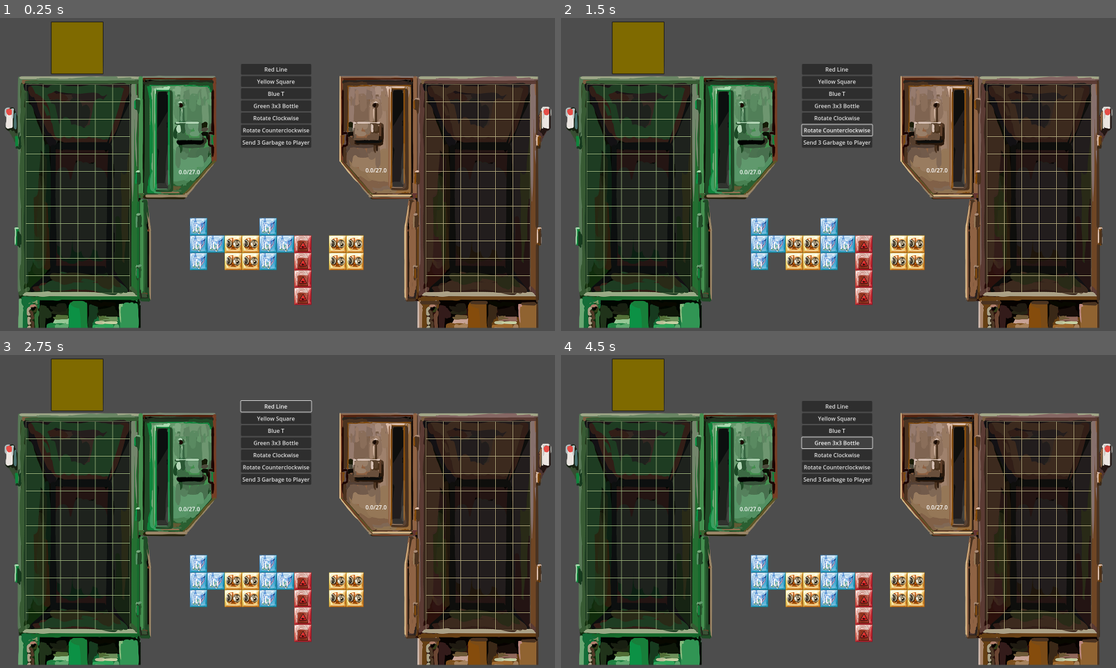
Above: before the commit, frames 1-4 (two rows, left to right).
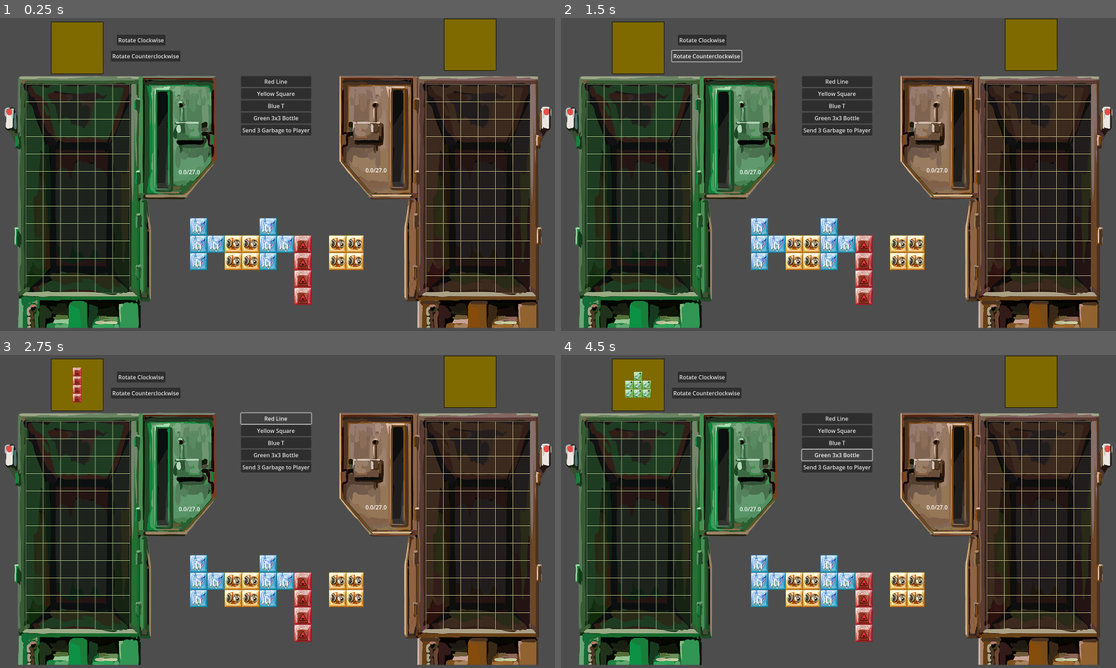
Above: after the commit, the same moments.

Repository: VincentBorchardt/Skremplets-Puzzle-Game-RPJ-2025
Game: Godot game, scene res://scenes/play_scene_test.tscn
The game is run twice, just before and just after one commit, with the same random seed, the same clock (stepped at 60 frames per second) and the same inputs. The project has no main scene, so this scene is started directly.
Inputs:
- Up to frame 1 (0.25 s): no input
- Up to frame 2 (1.5 s): click "Rotate Clockwise" at 0.5 s; click "Rotate Counterclockwise" at 1.25 s
- Up to frame 3 (2.75 s): click "Red Line" at 2 s
- Up to frame 4 (4.5 s): click "Yellow Square" at 2.75 s; click "Blue T" at 3.5 s; click "Green 3x3 Bottle" at 4.25 s

The runs differ from the first frame. In frame 1, 3.4% of the frame differs, in the area x 20-90%, y 0-42%; in frame 2, 3.3%; in frame 3, 3.3%; in frame 4, 3.9%, in the area x 11-90%, y 0-42%.

Commit message:
PreviewBox and rotating pieces reworked!
With the final two pieces of the puzzle done, I removed current_piece from Inventory and nothing broke! I also went through and cleaned out a *lot* of TODOs and commented out code.

Diff:
--- a/scenes/piece_box.tscn
+++ b/scenes/piece_box.tscn
@@ -28,15 +28,6 @@
 layout_mode = 2
 text = "Green 3x3 Bottle"
 
-[node name="RotateCWButton" type="Button" parent="."]
-layout_mode = 2
-text = "Rotate Clockwise"
-
-[node name="RotateCCWButton" type="Button" parent="."]
-layout_mode = 2
-text = "Rotate Counterclockwise
-"
-
 [node name="PlacePlayerGarbage" type="Button" parent="."]
 layout_mode = 2
 text = "Send 3 Garbage to Player"
@@ -45,6 +36,4 @@
 [connection signal="pressed" from="YellowSquareButton" to="." method="_on_yellow_square_button_pressed"]
 [connection signal="pressed" from="BlueTButton" to="." method="_on_blue_t_button_pressed"]
 [connection signal="pressed" from="GreenBottleButton" to="." method="_on_green_bottle_button_pressed"]
-[connection signal="pressed" from="RotateCWButton" to="." method="_on_rotate_cw_button_pressed"]
-[connection signal="pressed" from="RotateCCWButton" to="." method="_on_rotate_ccw_button_pressed"]
 [connection signal="pressed" from="PlacePlayerGarbage" to="." method="_on_place_player_garbage_pressed"]
--- a/scenes/player_1_grid.tscn
+++ b/scenes/player_1_grid.tscn
@@ -29,8 +29,24 @@
 offset_right = 123.0
 offset_bottom = -130.0
 
+[node name="RotateCWButton" type="Button" parent="."]
+offset_left = 237.0
+offset_top = -168.0
+offset_right = 377.0
+offset_bottom = -137.0
+text = "Rotate Clockwise"
+
+[node name="RotateCCWButton" type="Button" parent="."]
+offset_left = 220.0
+offset_top = -122.0
+offset_right = 420.0
+offset_bottom = -91.0
+text = "Rotate Counterclockwise"
+
 [connection signal="clicked_on_space" from="PlayGrid" to="." method="_on_play_grid_clicked_on_space"]
 [connection signal="removing_pieces" from="PlayGrid" to="." method="_on_grid_removing_pieces"]
 [connection signal="removing_special_pieces" from="PlayGrid" to="." method="_on_grid_removing_special_pieces"]
 [connection signal="set_current_piece" from="PlayGrid" to="." method="set_current_piece"]
 [connection signal="activate_powerup" from="PowerUpBar" to="." method="_on_power_up_bar_activate_powerup"]
+[connection signal="pressed" from="RotateCWButton" to="." method="_on_rotate_cw_button_pressed"]
+[connection signal="pressed" from="RotateCCWButton" to="." method="_on_rotate_ccw_button_pressed"]
--- a/scenes/player_2_grid.tscn
+++ b/scenes/player_2_grid.tscn
@@ -26,7 +26,6 @@
 bar_owner = 1
 
 [node name="PreviewBox" parent="." instance=ExtResource("4_14sy7")]
-visible = false
 offset_left = 101.0
 offset_top = -139.0
 offset_right = 101.0
--- a/scripts/base_play_area.gd
+++ b/scripts/base_play_area.gd
@@ -3,14 +3,20 @@
 signal send_garbage(num_garbage, sending_player)
 
 #TODO put an inventory in here, then rework everything inventory-wise to work with signals
-var current_piece: Piece
+var current_piece: Piece:
+	set(piece):
+		current_piece = piece
+		$PreviewBox.current_piece_changed(piece)
 
 @export var grid_owner: Inventory.Player
 
 func set_current_piece(piece):
 	current_piece = piece
-	# TODO This is temporary to make sure things work as I slowly decouple things
-	#Inventory.current_piece = piece
+
+func rotate_current_piece(rotation_angle):
+	if current_piece:
+		current_piece.rotate(rotation_angle)
+		$PreviewBox.current_piece_changed(current_piece)
 
 func _on_grid_removing_pieces(pieces, player) -> void:
 	print("in _on_grid_removing_pieces")
@@ -50,6 +56,7 @@
 	# TODO This is going to be hardcoded to Grymmt's apples for now
 
 func _on_grid_removing_special_pieces(pieces, player) -> void:
+	# TODO this will do things when you clear powerups
 	pass # Replace with function body.
 
 func receive_garbage(num_garbage):
--- a/scripts/grid.gd
+++ b/scripts/grid.gd
@@ -1,5 +1,4 @@
-# TODO should this be split into multiple classes like I did with PlayArea?
-# It's getting long and is doing both player grid and neutral grid things
+# TODO Consider making a play_grid class, a neutral_grid class already extends this
 class_name Grid extends Node2D
 
 signal removing_pieces
@@ -25,7 +24,7 @@
 
 
 #TODO Check if the returns are needed in this function specifically beyond breaks
-func _on_grid_space_add_new_piece(new_piece, new_location, player):
+func add_new_piece(new_piece, new_location, player):
 	print("in _on_grid_space_add_new_piece")
 	if not is_legal_place(new_piece, new_location, player):
 		return false
--- a/scripts/grid_space.gd
+++ b/scripts/grid_space.gd
@@ -1,8 +1,5 @@
 class_name GridSpace extends Area2D
 
-#TODO This should combine both the GridSpace and PieceSpace classes from the sandbox
-# Make sure everything works once I get the grid itself working
-#signal add_new_piece(piece, location, player)
 signal clicked_on_space(location, player)
 
 var is_root_node = false
@@ -47,7 +44,6 @@
 				#print("uncovering " + str(location))
 				is_covered = false
 
-#TODO Inventory is still a global, not sure if that's the right design atm
 func _on_input_event(viewport, event, shape_idx):
 	if event is InputEventMouseButton and event.pressed:
 		print("clicked on grid space " + str(location))
--- a/scripts/human_play_area.gd
+++ b/scripts/human_play_area.gd
@@ -1,6 +1,11 @@
 class_name HumanPlayArea extends BasePlayArea
-
 
 func _on_play_grid_clicked_on_space(location: Variant, player: Variant) -> void:
 	if current_piece:
-		$PlayGrid._on_grid_space_add_new_piece(current_piece.duplicate(), location, player)
+		$PlayGrid.add_new_piece(current_piece.duplicate(), location, player)
+
+func _on_rotate_cw_button_pressed() -> void:
+	rotate_current_piece(TAU/4)
+
+func _on_rotate_ccw_button_pressed() -> void:
+	rotate_current_piece(-TAU/4)
--- a/scripts/inventory.gd
+++ b/scripts/inventory.gd
@@ -1,19 +1,6 @@
 extends Node
 
-# TODO Determine whether this should be a global singleton or something else
-# Global singleton works if we're going to differentiate player/AI, but I want MP to be a possibility
-signal current_piece_changed
-
 # TODO putting this here since it should be a singleton somewhere, and it'll help with debugging
+# Probably should get renamed at some point
 enum Player {PLAYER_1, PLAYER_2, UNOWNED}
 enum Type {RED, BLUE, YELLOW, GREEN, PURPLE, GARBAGE, POWERUP, WILD, NONE}
-
-var current_piece = null:
-	set(piece):
-		current_piece = piece
-		current_piece_changed.emit(piece)
-
-func rotate_current_piece(rotation_angle):
-	if current_piece:
-		current_piece.rotate(rotation_angle)
-		current_piece_changed.emit(current_piece)
--- a/scripts/neutral_grid.gd
+++ b/scripts/neutral_grid.gd
@@ -21,7 +21,6 @@
 			node.remove_pieces(pieces_to_clear)
 		piece.pick_up_piece(player)
 		get_neutral_piece.emit(piece, player)
-		#Inventory.current_piece = piece
 
 # TODO THIS IS EXTREMELY HARDCODED FOR NOW
 func populate_neutral_grid():
--- a/scripts/piece.gd
+++ b/scripts/piece.gd
@@ -8,13 +8,6 @@
 @export var translation: Vector2
 # currently in radians (so 90 degrees = TAU/4),
 @export var rotation: float
-
-# TODO These need to be updated for the final project
-# They should also be in a better place to not be duplicated everywhere
-#enum Player {PLAYER_1, PLAYER_2, UNOWNED}
-# TODO Consider making the value of each "Type" the string to preload its resource?
-# Definitely wait until things are more finalized (and only in one place)
-#enum Type {RED, BLUE, YELLOW, GREEN, GARBAGE, POWERUP, WILD, NONE}
 
 func is_special_touching(piece2):
 	if piece2.type == Inventory.Type.GARBAGE or piece2.type == Inventory.Type.POWERUP:
@@ -57,12 +50,13 @@
 				adjacent_points.append(candidate)
 	return adjacent_points
 
-func points_on_grid(grid_x, grid_y):
-	for point in self.secondary_points:
-		if (point.x < 0 or point.y < 0 or point.x >= grid_x or point.y >= grid_y):
-			return false
-		else:
-			return true
+# TODO This isn't called anywhere, and I think it's broken
+#func points_on_grid(grid_x, grid_y):
+	#for point in self.secondary_points:
+		#if (point.x < 0 or point.y < 0 or point.x >= grid_x or point.y >= grid_y):
+			#return false
+		#else:
+			#return true
 
 func pick_up_piece(player):
 	self.owner = player
--- a/scripts/piece_box_test.gd
+++ b/scripts/piece_box_test.gd
@@ -15,11 +15,5 @@
 func _on_green_bottle_button_pressed() -> void:
 	get_neutral_piece.emit(preload("res://resources/pieces/green_three_three_bottle.tres").duplicate(), Inventory.Player.PLAYER_1)
 
-func _on_rotate_cw_button_pressed() -> void:
-	Inventory.rotate_current_piece(TAU/4)
-
-func _on_rotate_ccw_button_pressed() -> void:
-	Inventory.rotate_current_piece(-TAU/4)
-
 func _on_place_player_garbage_pressed() -> void:
 	send_garbage.emit(3, Inventory.Player.PLAYER_2)
--- a/scripts/piece_list.gd
+++ b/scripts/piece_list.gd
@@ -3,16 +3,6 @@
 # TODO figure out if this should really be a dictionary or something else
 # one of the points of this class is to hide that implementation detail
 var list = {}
-
-#TODO This needs to be updated for the final project and not duplicated everywhere
-#enum Player {PLAYER_1, PLAYER_2, UNOWNED}
-#enum Type {RED, BLUE, YELLOW, GREEN, GARBAGE, POWERUP, WILD, NONE}
-
-#static func piece_list_from_array(piece_array):
-	#var new_list = new()
-	#for piece in piece_array:
-		#new_list.add(piece, piece.secondary_points)
-	#return new_list
 
 func add(piece, points):
 	print("adding " + str(piece) + " to piece_list")
--- a/scripts/power_up_bar.gd
+++ b/scripts/power_up_bar.gd
@@ -1,5 +1,5 @@
 extends TextureProgressBar
-# TODO This probably will become TextureProgressBar once final graphics come in
+
 # TODO Should this be tied to a character? That would work to differentiate powerups?
 
 signal activate_powerup
--- a/scripts/preview_box.gd
+++ b/scripts/preview_box.gd
@@ -1,12 +1,9 @@
 class_name PreviewBox extends Control
 
-# TODO Boxes are currently linked, need to say owner as well
-# Won't come until Inventory is generalized, coming later
+func _ready() -> void:
+	pass
 
-func _ready() -> void:
-	Inventory.current_piece_changed.connect(_on_inventory_current_piece_changed)
-
-func _on_inventory_current_piece_changed(new_piece):
+func current_piece_changed(new_piece):
 	if new_piece == null:
 		$PieceImage.visible = false
 	else:
